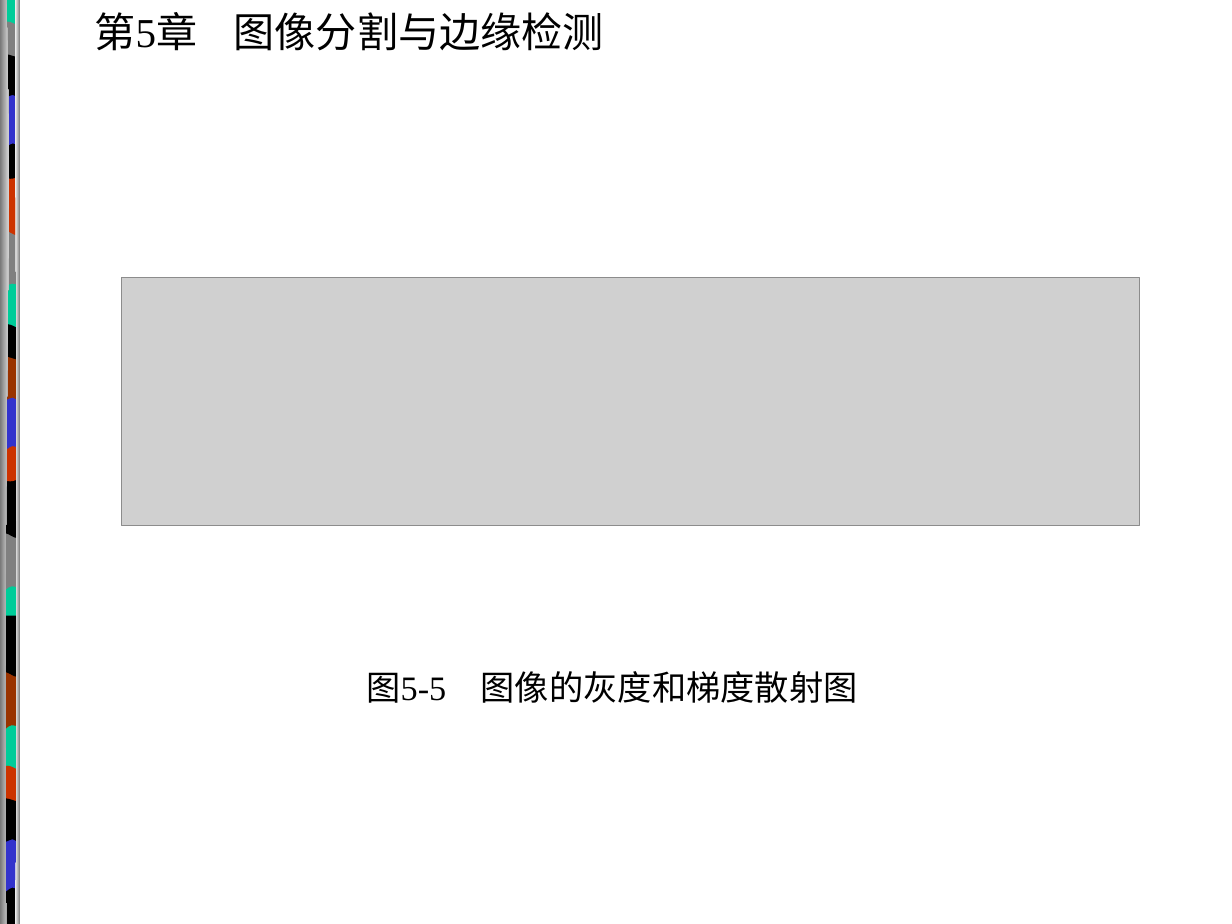
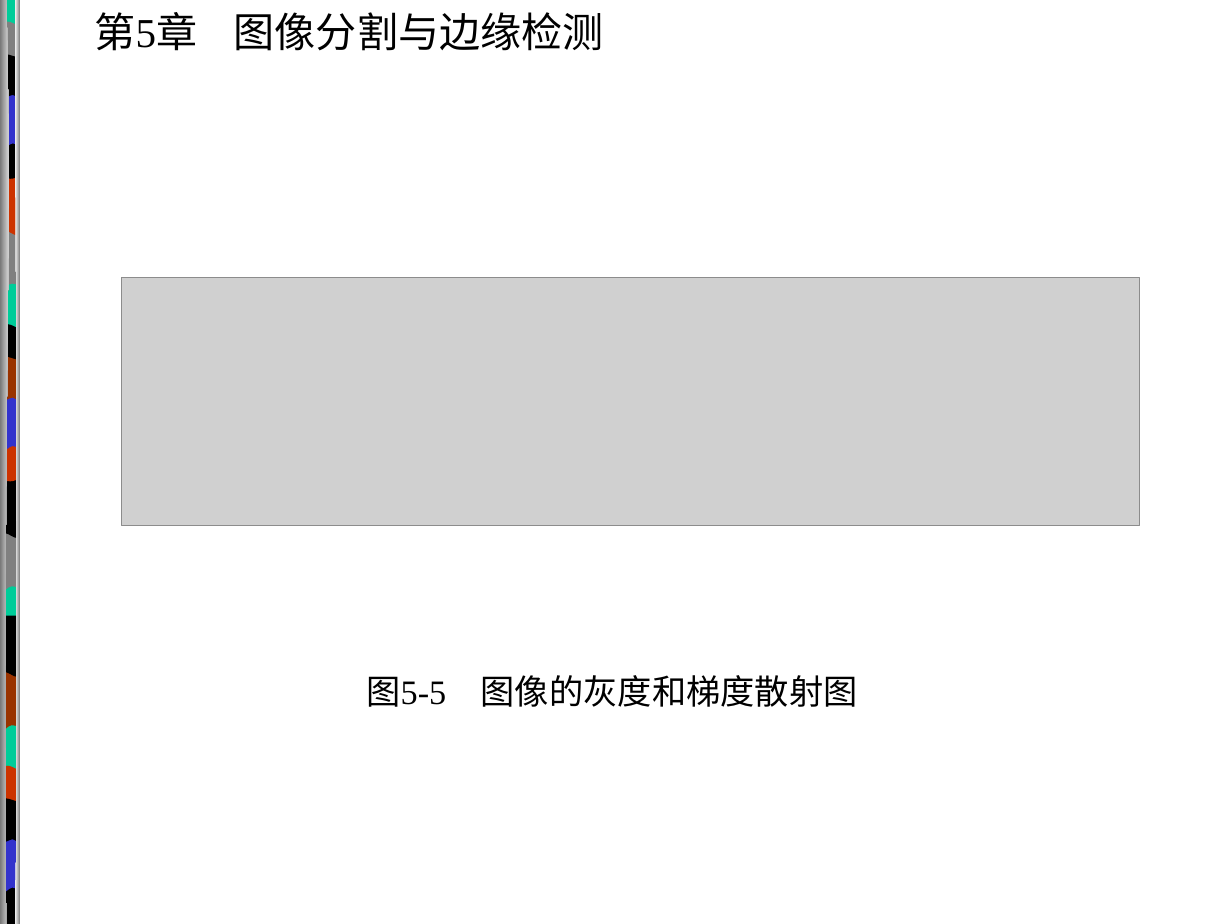
Before and after one commit to RMSnow/DIP-Notes, a slide deck: slide 31 of 课件/第05章.ppt. Drawn at 1232x924 pixels with LibreOffice and Linux fonts; fonts in the diff are those of the drawing; grey boxes stand for pictures; background and template pictures are left out. Boxes give left, top, right and bottom in pixels: in the first picture for what was removed or moved away, otherwise in the second. Text is boxed around its words. In the diff, an @@ line names an element or a change of style, - is before the commit and + after.

```diff
--- a/课件/第05章.ppt
+++ b/课件/第05章.ppt
@@ text "图5-5 图像的灰度和梯度散射图" at (x1=366, y1=675, x2=858, y2=707): line spacing 1.1 to 1.2 @@
```
Also in this commit, not shown: 79 other slides changed, 9 other files.
